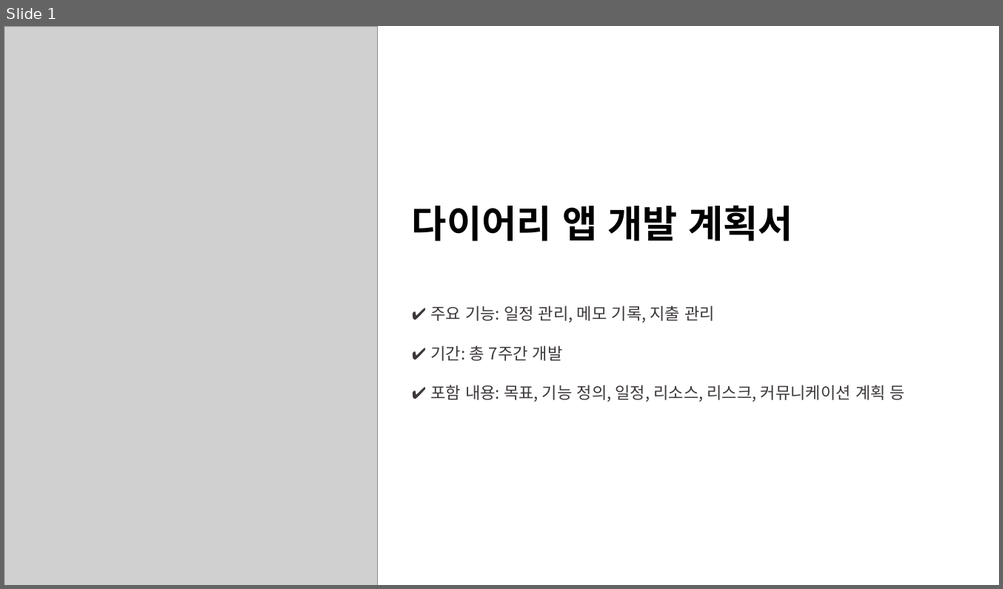
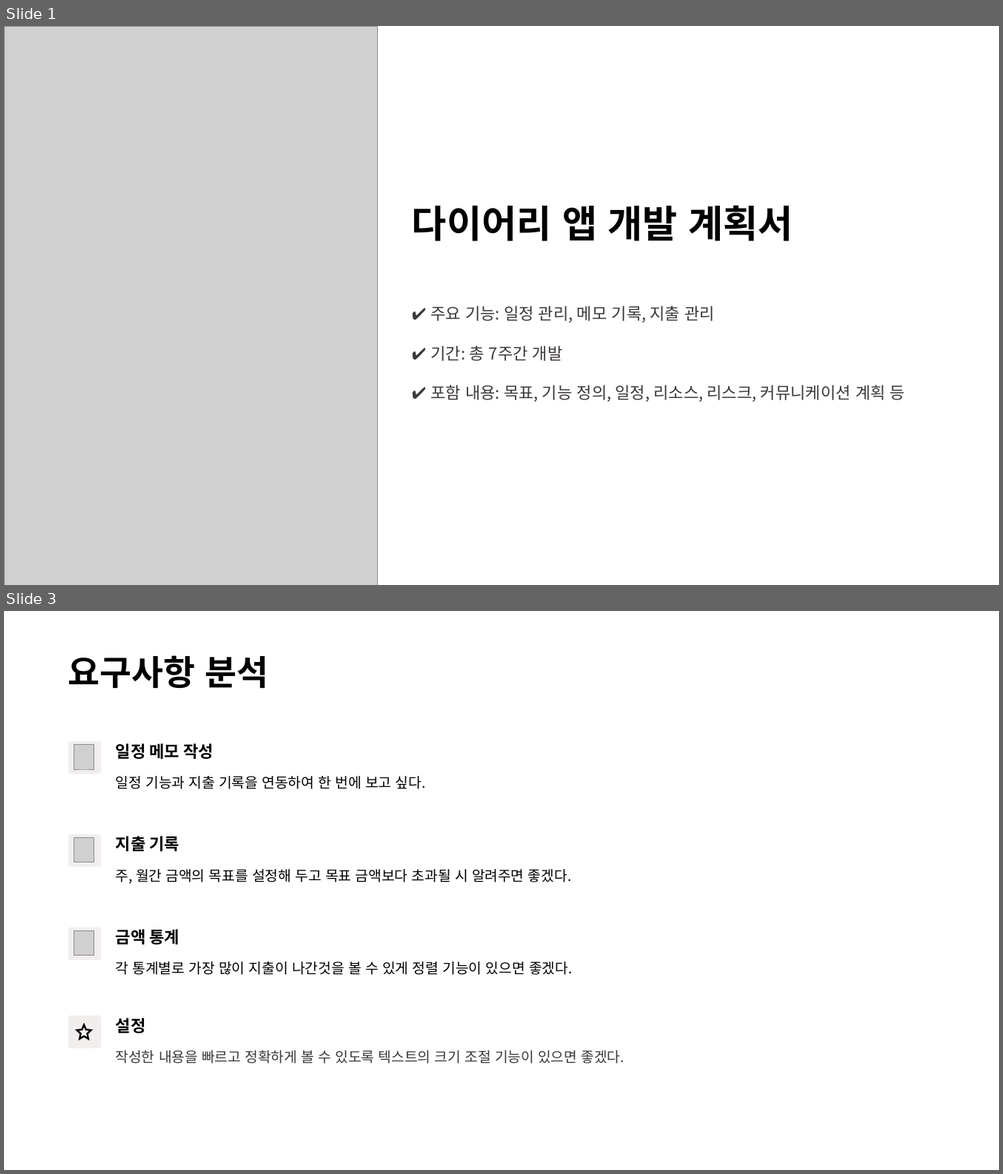
Before and after one commit to taehyuni/Flutter-Project, a slide deck: 9주차 최종본.pptx. Shown one above the other, each under a label of ours: slide 1 before the commit, slides 1 and 3 after it; the slides between them are not shown. The pictures are 1003x589 and 1003x1174 pixels, drawn with LibreOffice and Linux fonts; fonts in the diff are those of the drawing; grey boxes stand for pictures; background and template pictures are left out. Boxes give left, top, right and bottom in pixels: in the first picture for what was removed or moved away, otherwise in the second. Text is boxed around its words. In the diff, an @@ line names an element or a change of style, - is before the commit and + after.

```diff
--- a/9주차 최종본.pptx
+++ b/9주차 최종본.pptx
@@ slide 3 added at box(4, 611, 999, 1170), background #FFFFFF; not listed: 1 template element that a slide beside it also shows @@
@@ text added at box(68, 655, 268, 688), 40 pt, text #000000, bold @@
+요구사항 분석
@@ rounded rectangle added at box(68, 741, 101, 775), fill #F2EEEE @@
@@ text added at box(116, 743, 213, 759), 19 pt, text #000000, bold @@
+일정 메모 작성
@@ picture added at box(74, 745, 94, 769) @@
@@ text added at box(116, 776, 426, 789), 16.5 pt, text #000000 @@
+일정 기능과 지출 기록을 연동하여 한 번에 보고 싶다.
@@ rounded rectangle added at box(68, 834, 101, 867), fill #F2EEEE @@
@@ picture added at box(74, 838, 94, 863) @@
@@ text added at box(116, 836, 179, 851), 19 pt, text #000000, bold @@
+지출 기록
@@ text added at box(116, 869, 571, 884), 16.5 pt, text #000000 @@
+주, 월간 금액의 목표를 설정해 두고 목표 금액보다 초과될 시 알려주면 좋겠다.
@@ rounded rectangle added at box(68, 928, 101, 960), fill #F2EEEE @@
@@ picture added at box(74, 931, 94, 955) @@
@@ text added at box(116, 929, 179, 945), 19 pt, text #000000, bold @@
+금액 통계
@@ text added at box(116, 962, 572, 975), 16.5 pt, text #000000 @@
+각 통계별로 가장 많이 지출이 나간것을 볼 수 있게 정렬 기능이 있으면 좋겠다.
@@ rounded rectangle added at box(68, 1016, 101, 1048), fill #F2EEEE @@
@@ star added at box(77, 1025, 91, 1039), outline #000000 2 pt @@
@@ text added at box(116, 1018, 146, 1034), 19 pt, text #000000, bold @@
+설정
@@ text added at box(116, 1051, 625, 1064), 16.5 pt, text #3D3838 @@
+작성한 내용을 빠르고 정확하게 볼 수 있도록 텍스트의 크기 조절 기능이 있으면 좋겠다.
@@ rectangle added at box(868, 1130, 999, 1170), fill #FFFFFF @@
```
Also in this commit, not shown: 1 slide changed, 1 other file.
